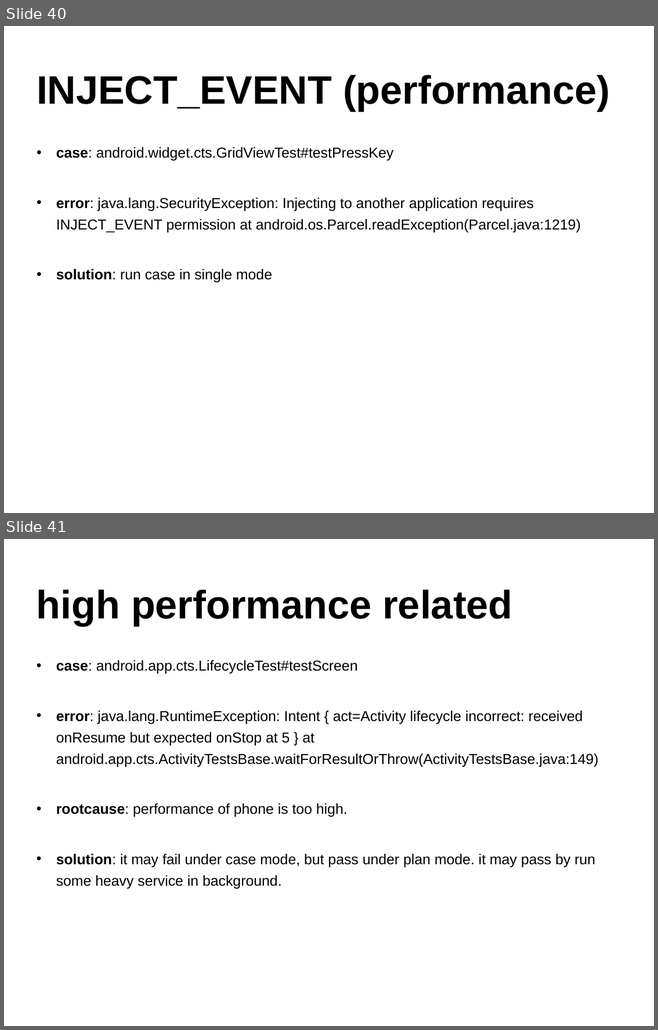
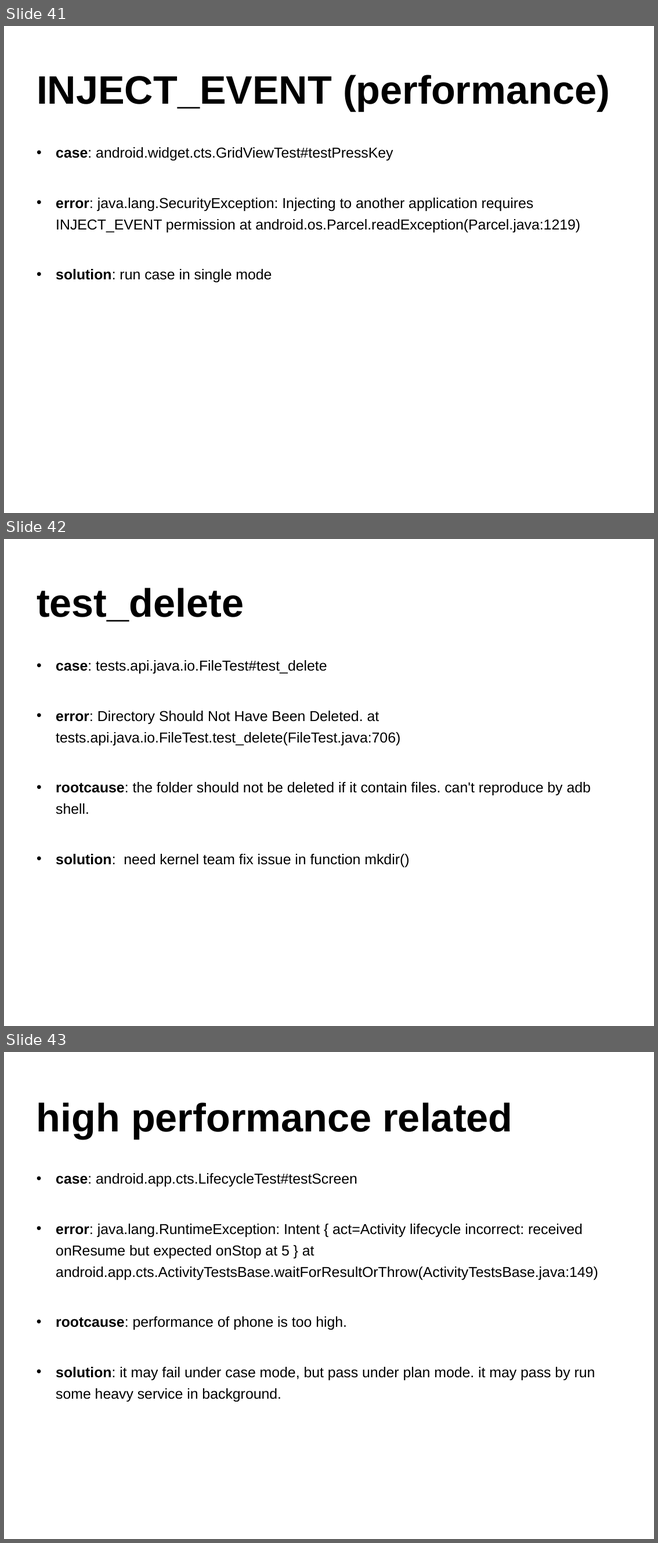
Before and after one commit to widerules/system-information, a slide deck: cts/CTS-training.ppt. Shown one above the other, each under a label of ours: slides 40 and 41 before the commit, slides 41, 42 and 43 after it. The pictures are 658x1030 and 658x1543 pixels, drawn with LibreOffice and Linux fonts; fonts in the diff are those of the drawing; background and template pictures are left out. Boxes give left, top, right and bottom in pixels: in the first picture for what was removed or moved away, otherwise in the second. Text is boxed around its words. In the diff, an @@ line names an element or a change of style, - is before the commit and + after.

Commit message:
jingtao: add some case

```diff
--- a/cts/CTS-training.ppt
+++ b/cts/CTS-training.ppt
@@ slide 42 added at <box>4,539,654,1026</box>, background picture (left out) @@
@@ text added at <box>36,588,244,622</box>, 44 pt, text #000000, bold @@
+test_delete
@@ text added at <box>56,660,590,867</box>, 16 pt, text #000000 @@
+• case: tests.api.java.io.FileTest#test_delete
+• error: Directory Should Not Have Been Deleted. at tests.api.java.io.FileTest.test_delete(FileTest.java:706)
+• rootcause: the folder should not be deleted if it contain files. can't reproduce by adb shell.
+• solution: need kernel team fix issue in function mkdir()
@@ what was slide 40 is now slide 41 @@
@@ what was slide 41 is now slide 43 @@
```
Also in this commit, not shown: 4 slides changed, 1 other slide added, 2 other files.
